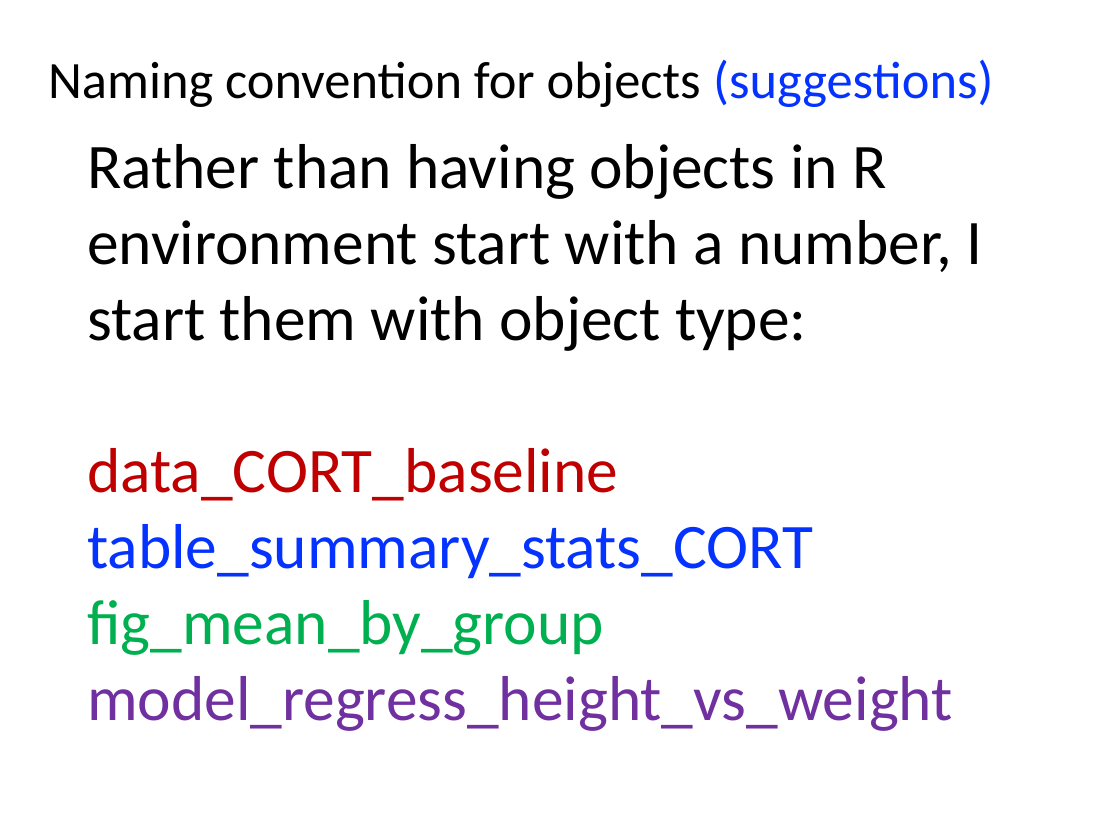
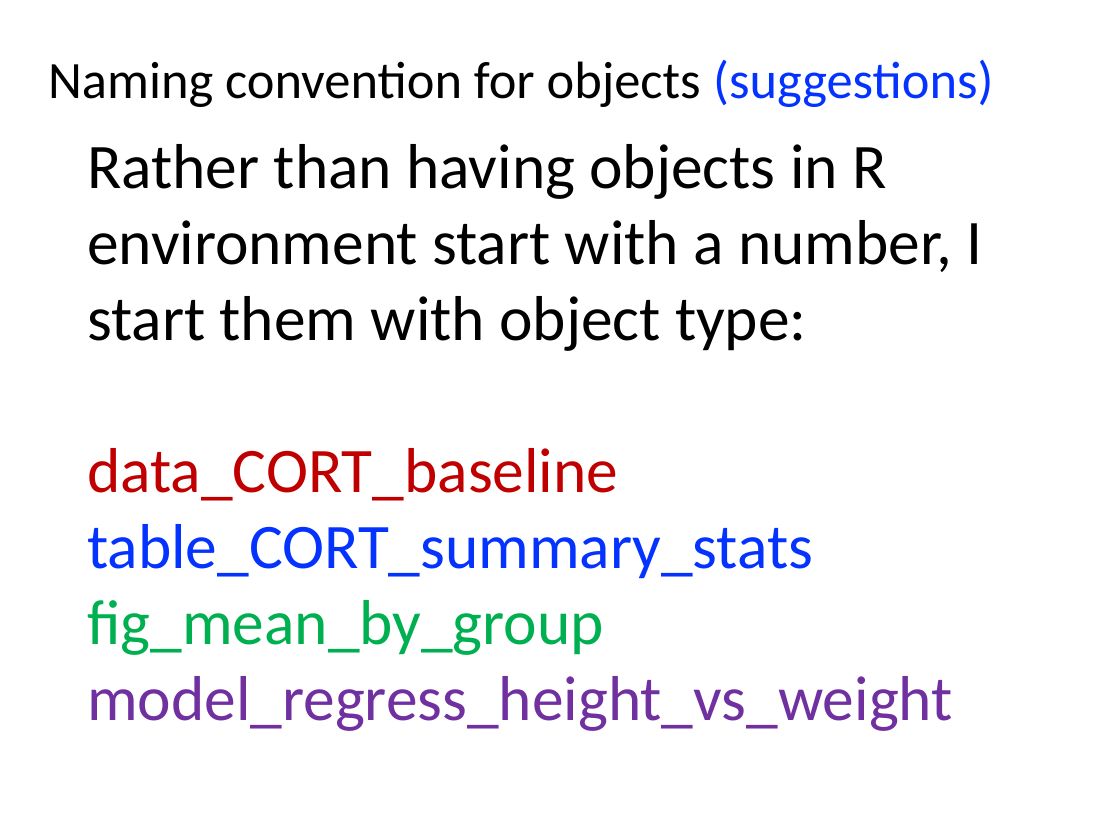
Before and after one commit to cmgienger/rmd_best_practices, a slide deck: slide 27 of 0-best-practices.pptx. Drawn at 1120x840 pixels with LibreOffice and Linux fonts; fonts in the diff are those of the drawing. Boxes give left, top, right and bottom in pixels: in the first picture for what was removed or moved away, otherwise in the second. Text is boxed around its words. In the diff, an @@ line names an element or a change of style, - is before the commit and + after.

```diff
--- a/0-best-practices.pptx
+++ b/0-best-practices.pptx
@@ text at <box>87,524,813,579</box>: text changed @@
-table_summary_stats_CORT
+table_CORT_summary_stats
```
Also in this commit, not shown: 13 other slides changed.
